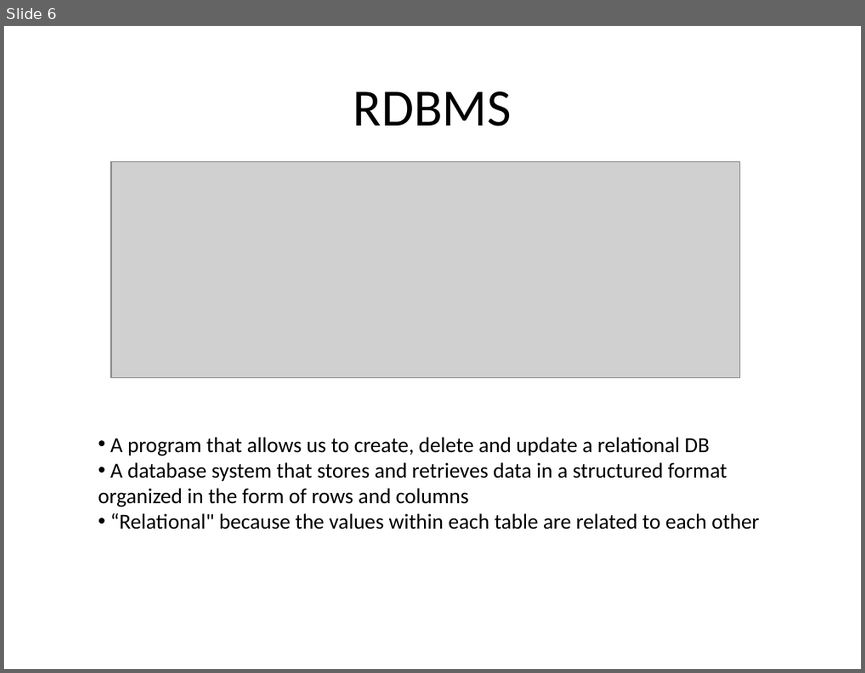
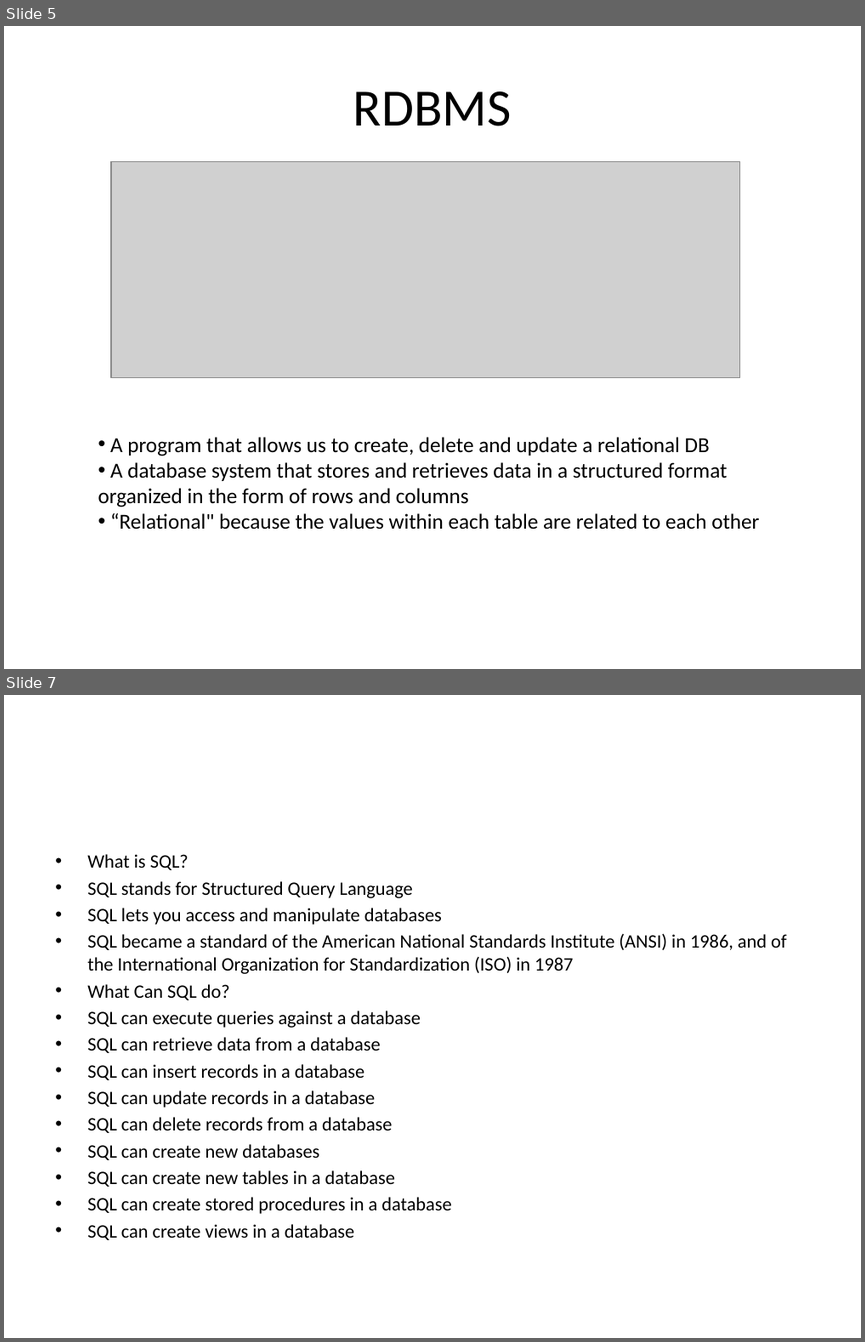
Before and after one commit to goudp4959/Oracle, a slide deck: SQL-latest (1) (4).pptx. Shown one above the other, each under a label of ours: slide 6 before the commit, slides 5 and 7 after it; the slides between them are not shown. The pictures are 865x673 and 865x1342 pixels, drawn with LibreOffice and Linux fonts; fonts in the diff are those of the drawing; grey boxes stand for pictures. Boxes give left, top, right and bottom in pixels: in the first picture for what was removed or moved away, otherwise in the second. Text is boxed around its words. In the diff, an @@ line names an element or a change of style, - is before the commit and + after.

```diff
--- a/SQL-latest (1) (4).pptx
+++ b/SQL-latest (1) (4).pptx
@@ slide 7 added at <box>4,695,861,1338</box>, background #FFFFFF @@
@@ text added at <box>87,854,787,1240</box>, 16 pt, text #000000 @@
+• What is SQL?
+• SQL stands for Structured Query Language
+• SQL lets you access and manipulate databases
+• SQL became a standard of the American National Standards Institute (ANSI) in 1986, and of the International Organization for Standardization (ISO) in 1987
+• What Can SQL do?
+• SQL can execute queries against a database
+• SQL can retrieve data from a database
+• SQL can insert records in a database
+• SQL can update records in a database
+• SQL can delete records from a database
+• SQL can create new databases
+• SQL can create new tables in a database
+• SQL can create stored procedures in a database
+• SQL can create views in a database
@@ what was slide 6 is now slide 5 @@
```
Also in this commit, not shown: 4 slides changed, 15 other slides added, 1 slide removed.
